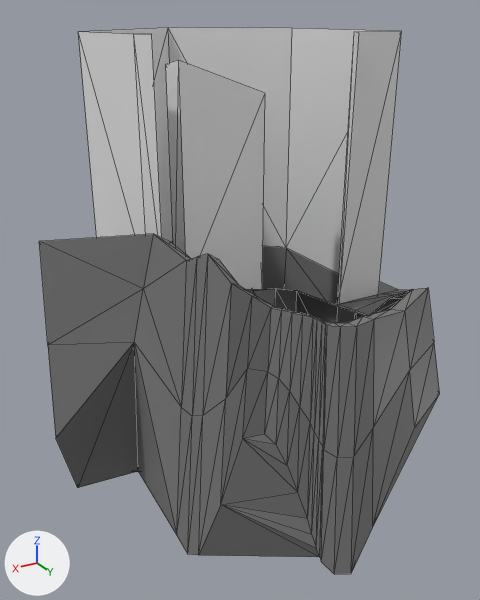
The glTF model glb/Temple.glb: old version first, new version second.
Camera for both pictures: a 50 mm camera at (148.0, 232.0, 158.0) aimed at (-35.0, -74.0, 5.0). Arrows for +X, +Y and +Z are at lower left; the lights stay in place. Mesh edges are drawn as thin lines. Objects named as collision shapes, trigger or cutter boxes, shadow casters or lower levels of detail are left out. Where no turn or scale is listed for an object, it has been applied to the vertices. Vertices at the same position are counted once.

Names of what the first picture shows: 'Outer-cliff.003-col', 'Outer-cliff.004-col'.
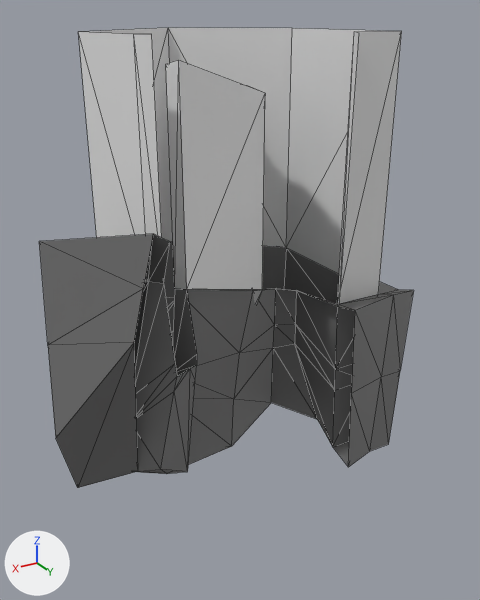
Where the change shows, as pixel boxes [x1, y1, x2, y2] in the pictures (480 x 600 px):
'Outer-cliff.003-col', reshaped (7% narrower, 25% shorter)
    before: [39, 234, 440, 574]
    after: [39, 234, 413, 488]
part 1 of me_plane_022, deleted
    before: [134, 234, 440, 574]
part 2 of me_plane_024, built on
    after: [247, 86, 262, 304]

The change, as a diff of the scene's bpy script:
```diff
--- a/glb/Temple.glb.py
+++ b/glb/Temple.glb.py
@@ me_plane_022 @@
 # used by ob_outer_cliff_003_col; location = (0.0, 0.0, 0.0)
-me_plane_022.from_pydata(...)  # 177 vertices, 317 faces; spans x -133.0..83.0, y -225.0..62.0, z -131.0..72.0
+me_plane_022.from_pydata(...)  # 93 vertices, 171 faces; spans x -133.0..83.0, y -225.0..-25.0, z -131.0..69.0
+# me_plane_022 part 1
+# 84 vertices are removed from x -83.0..50.0, y -5.0..62.0, z -99.0..72.0
+# 146 faces are deleted
 me_plane_022.materials.append(mat_stone)
@@ me_plane_024 @@
 # used by ob_outer_cliff_004_col; location = (0.0, 0.0, 0.0)
-me_plane_024.from_pydata(...)  # 24 vertices, 22 faces; spans x -115.0..32.0, y -198.0..-26.0, z -1.0..150.0
+me_plane_024.from_pydata(...)  # 32 vertices, 32 faces; spans x -115.0..32.0, y -208.0..-26.0, z -51.0..150.0
+# me_plane_024 part 2
+# 2 faces are deleted
+# 8 vertices are added at x -72.0..-63.0, y -208.0..-127.0, z -51.0..118.0
+# 12 new faces join them
 me_plane_024.materials.append(mat_transparent)
```
